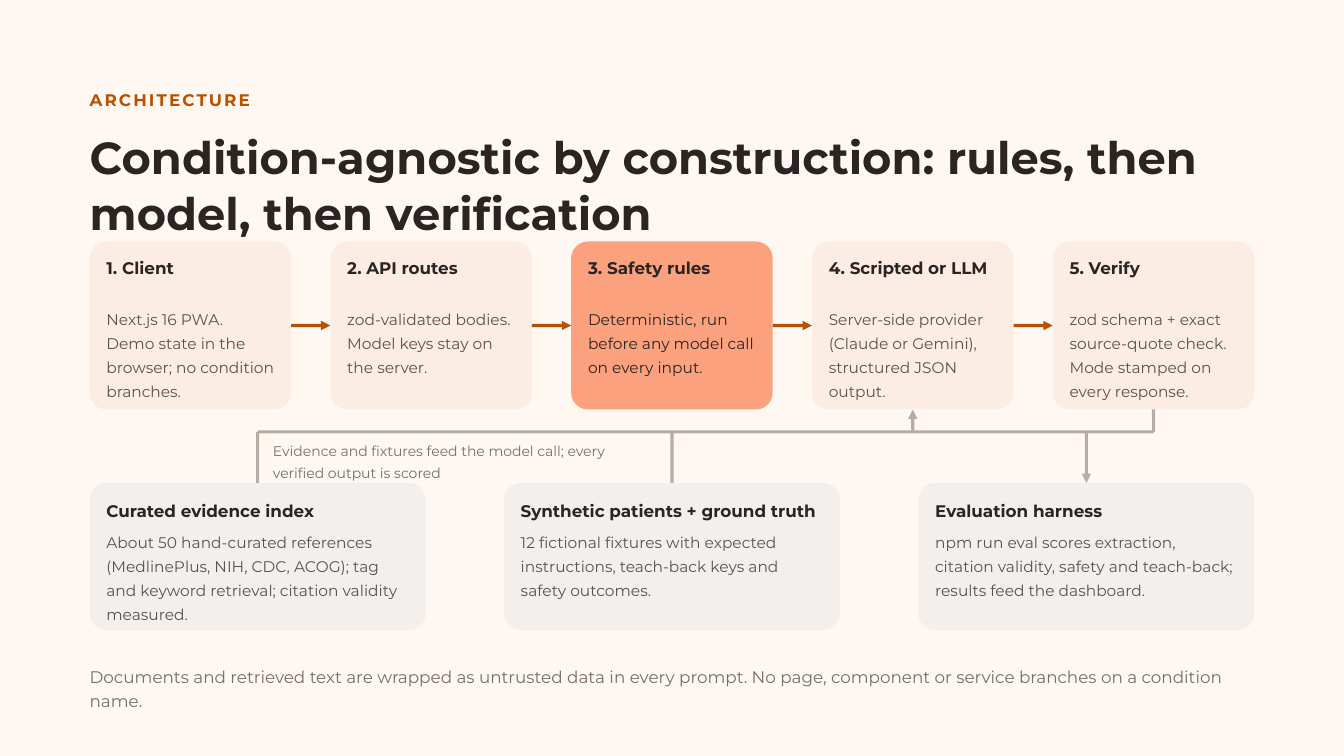
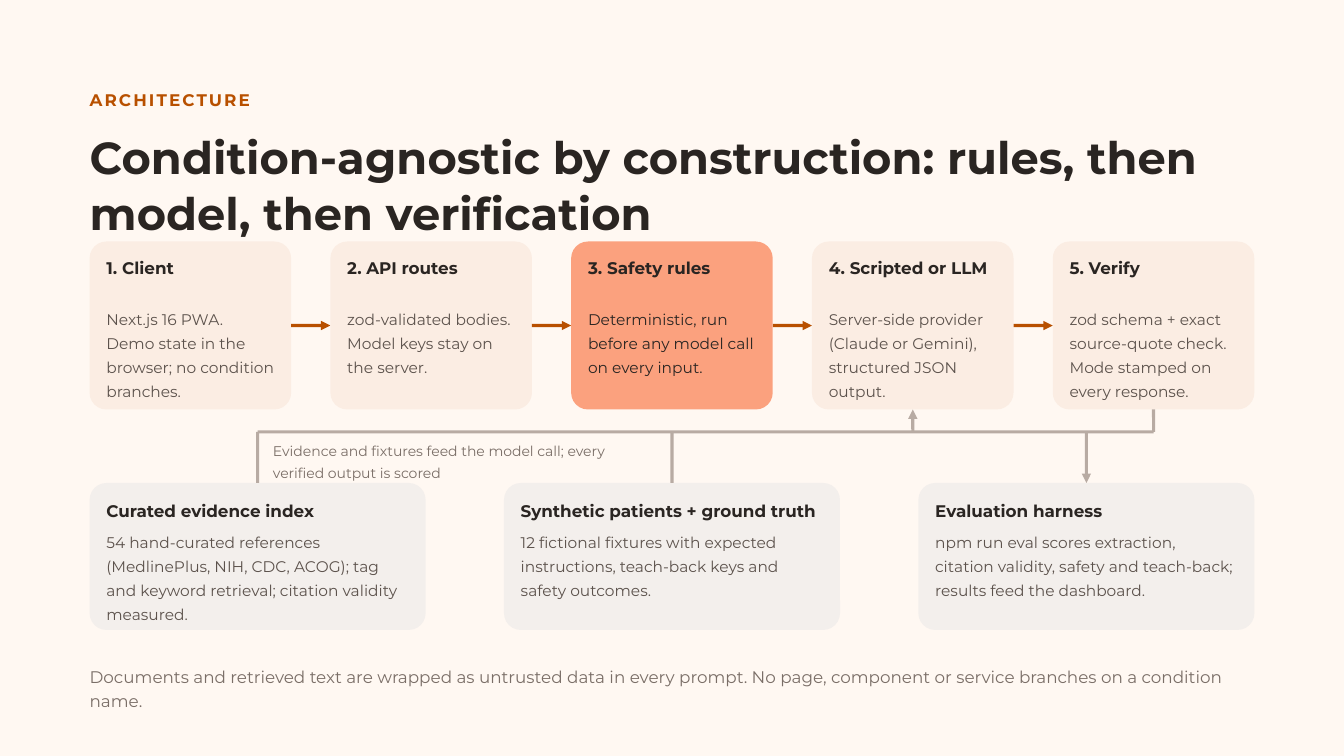
Before and after one commit to ava-amidei/aftercare-loop, a slide deck: slide 10 of aftercare-loop-media/pitch/aftercare-loop-pitch.pptx. Drawn at 1344x756 pixels with LibreOffice and Linux fonts; fonts in the diff are those of the drawing. Boxes give left, top, right and bottom in pixels: in the first picture for what was removed or moved away, otherwise in the second. Text is boxed around its words. In the diff, an @@ line names an element or a change of style, - is before the commit and + after.

```diff
--- a/aftercare-loop-media/pitch/aftercare-loop-pitch.pptx
+++ b/aftercare-loop-media/pitch/aftercare-loop-pitch.pptx
@@ text at (106, 536, 398, 620): text changed @@
-About 50 hand-curated references (MedlinePlus, NIH, CDC, ACOG); tag and keyword retrieval; citation validity measured.
+54 hand-curated references (MedlinePlus, NIH, CDC, ACOG); tag and keyword retrieval; citation validity measured.
```
Also in this commit, not shown: 1 other slide changed, 3 other files.
